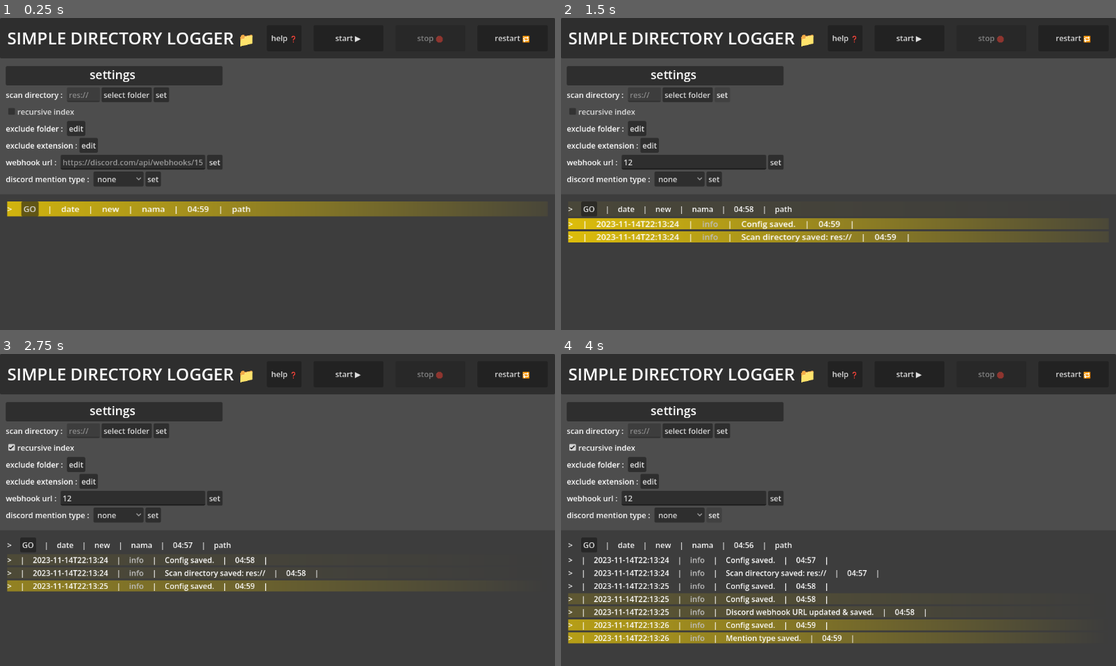
Above: before the commit, frames 1-4 (two rows, left to right).
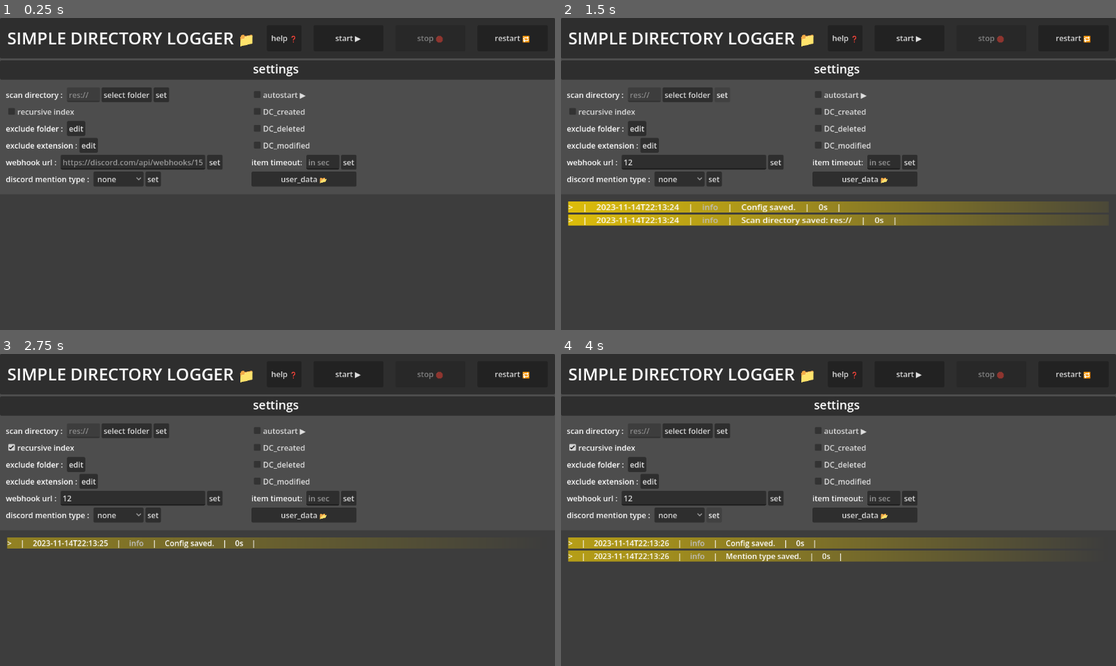
Above: after the commit, the same moments.

Repository: bones-pup/simple-directory-logger
Game: Godot game, scene res://scene/control.tscn
Same seed, same stepped clock (60 frames per second), same inputs: the game is played once before the commit and once after it.
Inputs (mouse positions are in pixels of both pictures, inside the frame that each line leads up to):
- Up to frame 1 (0.25 s): no input
- Up to frame 2 (1.5 s): click (694, 161) at 0.52 s; type "12" at 0.6 s; click "set" at 1.25 s
- Up to frame 3 (2.75 s): click "recursive index" at 2 s
- Up to frame 4 (4 s): click "set" at 2.75 s; click "set" at 3.5 s

The runs differ from the first frame. In frame 1, 11% of the frame differs, in the area x 0-100%, y 13-64%; in frame 2, 16%; in frame 3, 13%; in frame 4, 21%, in the area x 0-100%, y 13-93%.

Commit message:
update v 1.5 alpha

Diff:
--- a/scene/DirectoryWatcher.gd
+++ b/scene/DirectoryWatcher.gd
@@ -21,6 +21,10 @@
 @export var recursive: bool = true
 @export var mention_type: MentionType = MentionType.NONE
 @export var mention_id: String = ""
+
+@export var push_created: bool = true
+@export var push_deleted: bool = true
+@export var push_modified: bool = true
 
 signal files_created(files: PackedStringArray)
 signal files_modified(files: PackedStringArray)
@@ -273,12 +277,14 @@
 			if _initial_scan_done:
 				if not directory.new.is_empty():
 					files_created.emit(directory.new)
-					_send_discord_webhook("created", directory.new)
+					if push_created:
+						_send_discord_webhook("created", directory.new)
 					directory.new.clear()
 
 				if not directory.modified.is_empty():
 					files_modified.emit(directory.modified)
-					_send_discord_webhook("modified", directory.modified)
+					if push_modified:
+						_send_discord_webhook("modified", directory.modified)
 					directory.modified.clear()
 
 				var deleted: PackedStringArray
@@ -287,7 +293,8 @@
 						deleted.append(finished_dir.path_join(path))
 				if not deleted.is_empty():
 					files_deleted.emit(deleted)
-					_send_discord_webhook("deleted", deleted)
+					if push_deleted:
+						_send_discord_webhook("deleted", deleted)
 			else:
 				directory.new.clear()
 				directory.modified.clear()
--- a/scene/control.gd
+++ b/scene/control.gd
@@ -29,6 +29,9 @@
 @onready var start_button: Button = $VBoxContainer/Panel2/MarginContainer/HBoxContainer/start
 @onready var stop_button: Button = $VBoxContainer/Panel2/MarginContainer/HBoxContainer/stop
 
+@onready var item_timeout_line_edit: LineEdit = $VBoxContainer/MarginContainer3/HBoxContainer/VBoxContainer2/item_lifetime_container/item_timeout_LineEdit
+
+
 var exclude_extensions: Array[String] = ["import", "tmp", "uid", "godot", "cfg"]
 var exclude_folder: Array[String] = []
 
@@ -38,14 +41,31 @@
 var _editing_item: HBoxContainer = null
 var _editing_mode := ""
 
-const CONFIG_PATH = "user://user.cfg"
+const CONFIG_PATH = "user://sdl_user.cfg"
+const app_data_path = "user://"
+
+@onready var autostart_check_box: CheckBox = $VBoxContainer/MarginContainer3/HBoxContainer/VBoxContainer2/autostart_CheckBox
+@onready var dc_push_created_check_box: CheckBox = $VBoxContainer/MarginContainer3/HBoxContainer/VBoxContainer2/dc_push_created_CheckBox
+@onready var dc_push_deleted_check_box: CheckBox = $VBoxContainer/MarginContainer3/HBoxContainer/VBoxContainer2/dc_push_deleted_CheckBox
+@onready var dc_push_modified_check_box: CheckBox = $VBoxContainer/MarginContainer3/HBoxContainer/VBoxContainer2/dc_push_modified_CheckBox
+
+
+var is_autostart:bool
+var is_discord_created_push:bool
+var is_discord_deleted_push:bool
+var is_discord_modified_push:bool
+
+var item_life:int
 
 
 func _ready() -> void:
 	load_config()
 
-	watcher.set_process(false)
-	_is_running = false
+	if is_autostart:
+		_start_watcher()
+	else :
+		watcher.set_process(false)
+		_is_running = false
 	_update_button_states()
 	_update_mention_id_visibility()
 	dc_mention_option_button.item_selected.connect(_on_mention_option_changed)
@@ -66,9 +86,15 @@
 
 	config.set_value("settings", "scan_dir", scan_path_line_edit.text.strip_edges())
 	config.set_value("settings", "recursive", watcher.recursive)
+	config.set_value("settings", "is_autostart", is_autostart)
+	config.set_value("settings", "is_discord_created_push", is_discord_created_push)
+	config.set_value("settings", "is_discord_deleted_push", is_discord_deleted_push)
+	config.set_value("settings", "is_discord_modified_push", is_discord_modified_push)
+	config.set_value("settings", "item_life", item_life)
 
 	config.set_value("excludes", "folders", exclude_folder)
 	config.set_value("excludes", "extensions", exclude_extensions)
+
 
 	var err := config.save(CONFIG_PATH)
 	if err == OK:
@@ -99,6 +125,25 @@
 	var is_recursive = config.get_value("settings", "recursive", true)
 	recursive.button_pressed = is_recursive
 	watcher.recursive = is_recursive  # ← tambahkan ini
+
+	is_autostart = config.get_value("settings", "is_autostart", false)
+	autostart_check_box.button_pressed = is_autostart
+
+	is_discord_created_push = config.get_value("settings", "is_discord_created_push", true)
+	dc_push_created_check_box.button_pressed = is_discord_created_push
+
+	is_discord_deleted_push = config.get_value("settings", "is_discord_deleted_push", true)
+	dc_push_deleted_check_box.button_pressed = is_discord_deleted_push
+
+	is_discord_modified_push = config.get_value("settings", "is_discord_modified_push", true)
+	dc_push_modified_check_box.button_pressed = is_discord_modified_push
+
+	watcher.push_created  = is_discord_created_push
+	watcher.push_deleted  = is_discord_deleted_push
+	watcher.push_modified = is_discord_modified_push
+
+	item_life = config.get_value("settings", "item_life", 300.0)
+	item_timeout_line_edit.text = str(item_life)
 
 	# Excludes — fallback ke default hardcode kalau belum pernah disimpan
 	exclude_folder.assign(config.get_value("excludes", "folders", exclude_folder))
@@ -185,6 +230,7 @@
 	i.go_btn.hide()
 	i.jenis.add_theme_color_override("font_color", Color.GRAY)
 	i.finish_init_data = true
+	i.lifetime_timeout.start(item_life)
 	await get_tree().process_frame
 	var scrollbar = main_container_scroll_container.get_v_scroll_bar()
 	main_container_scroll_container.scroll_vertical = scrollbar.max_value
@@ -205,6 +251,7 @@
 		i.path_label.text = file
 		i.jenis.add_theme_color_override("font_color", Color.GREEN)
 		i.finish_init_data = true
+		i.lifetime_timeout.start(item_life)
 	await get_tree().process_frame
 	var scrollbar = main_container_scroll_container.get_v_scroll_bar()
 	main_container_scroll_container.scroll_vertical = scrollbar.max_value
@@ -222,6 +269,7 @@
 		i.path_label.text = file
 		i.jenis.add_theme_color_override("font_color", Color.RED)
 		i.finish_init_data = true
+		i.lifetime_timeout.start(item_life)
 	await get_tree().process_frame
 	var scrollbar = main_container_scroll_container.get_v_scroll_bar()
 	main_container_scroll_container.scroll_vertical = scrollbar.max_value
@@ -238,6 +286,7 @@
 		i.path_label.text = file
 		i.jenis.add_theme_color_override("font_color", Color.ORANGE)
 		i.finish_init_data = true
+		i.lifetime_timeout.start(item_life)
 	await get_tree().process_frame
 	var scrollbar = main_container_scroll_container.get_v_scroll_bar()
 	main_container_scroll_container.scroll_vertical = scrollbar.max_value
@@ -465,3 +514,38 @@
 func _on_directory_watcher_scan_log(log_scan: String) -> void:
 	scaning_log.text = log_scan
 	pass # Replace with function body.
+
+
+func _on_autostart_check_box_pressed() -> void:
+	is_autostart = autostart_check_box.button_pressed
+	save_config()
+	pass # Replace with function body.
+
+
+func _on_dc_push_created_check_box_pressed() -> void:
+	is_discord_created_push = dc_push_created_check_box.button_pressed
+	save_config()
+	pass # Replace with function body.
+
+
+func _on_dc_push_deleted_check_box_pressed() -> void:
+	is_discord_deleted_push = dc_push_deleted_check_box.button_pressed
+	save_config()
+	pass # Replace with function body.
+
+
+func _on_dc_push_modified_check_box_pressed() -> void:
+	is_discord_modified_push = dc_push_modified_check_box.button_pressed
+	save_config()
+	pass # Replace with function body.
+
+
+func _on_item_timeout_button_pressed() -> void:
+	item_life = int(item_timeout_line_edit.text)
+	save_config()
+	pass # Replace with function body.
+
+
+func _on_user_data_folder_button_pressed() -> void:
+	OS.shell_show_in_file_manager(ProjectSettings.globalize_path(app_data_path))
+	pass # Replace with function body.
--- a/scene/control.tscn
+++ b/scene/control.tscn
@@ -3,7 +3,6 @@
 [ext_resource type="Script" uid="uid://80pb3xk1m1c8" path="res://scene/control.gd" id="1_0fbet"]
 [ext_resource type="PackedScene" uid="uid://dh6r6l8blkjwp" path="res://scene/DirectoryWatcher.tscn" id="2_62e2m"]
 [ext_resource type="PackedScene" uid="uid://ch3jkxera3e1f" path="res://scene/item_setting.tscn" id="3_8g54p"]
-[ext_resource type="PackedScene" uid="uid://7lwino4j4r6u" path="res://scene/item.tscn" id="3_qtu10"]
 
 [sub_resource type="LabelSettings" id="LabelSettings_62e2m"]
 font_size = 35
@@ -82,6 +81,21 @@
 size_flags_horizontal = 3
 text = "restart 🔁"
 
+[node name="Panel3" type="Panel" parent="VBoxContainer" unique_id=68260566]
+custom_minimum_size = Vector2(0, 40)
+layout_mode = 2
+
+[node name="Label3" type="Label" parent="VBoxContainer/Panel3" unique_id=1667829365]
+layout_mode = 1
+anchors_preset = 15
+anchor_right = 1.0
+anchor_bottom = 1.0
+grow_horizontal = 2
+grow_vertical = 2
+text = "settings "
+label_settings = SubResource("LabelSettings_qtu10")
+horizontal_alignment = 1
+
 [node name="MarginContainer3" type="MarginContainer" parent="VBoxContainer" unique_id=657775523]
 layout_mode = 2
 theme_override_constants/margin_left = 12
@@ -95,22 +109,6 @@
 
 [node name="VBoxContainer" type="VBoxContainer" parent="VBoxContainer/MarginContainer3/HBoxContainer" unique_id=74916397]
 layout_mode = 2
-
-[node name="Panel" type="Panel" parent="VBoxContainer/MarginContainer3/HBoxContainer/VBoxContainer" unique_id=68260566]
-custom_minimum_size = Vector2(0, 40)
-layout_mode = 2
-size_flags_vertical = 3
-
-[node name="Label3" type="Label" parent="VBoxContainer/MarginContainer3/HBoxContainer/VBoxContainer/Panel" unique_id=1667829365]
-layout_mode = 1
-anchors_preset = 15
-anchor_right = 1.0
-anchor_bottom = 1.0
-grow_horizontal = 2
-grow_vertical = 2
-text = "settings "
-label_settings = SubResource("LabelSettings_qtu10")
-horizontal_alignment = 1
 
 [node name="sc_dir" type="HBoxContainer" parent="VBoxContainer/MarginContainer3/HBoxContainer/VBoxContainer" unique_id=17560482]
 layout_mode = 2
@@ -286,6 +284,45 @@
 [node name="item_setting6" parent="VBoxContainer/MarginContainer3/HBoxContainer/setup_list/ScrollContainer/setup_list_VBoxContainer" unique_id=1984671157 instance=ExtResource("3_8g54p")]
 layout_mode = 2
 
+[node name="VBoxContainer2" type="VBoxContainer" parent="VBoxContainer/MarginContainer3/HBoxContainer" unique_id=579251858]
+layout_mode = 2
+
+[node name="autostart_CheckBox" type="CheckBox" parent="VBoxContainer/MarginContainer3/HBoxContainer/VBoxContainer2" unique_id=1078432632]
+layout_mode = 2
+text = "autostart ▶️"
+
+[node name="dc_push_created_CheckBox" type="CheckBox" parent="VBoxContainer/MarginContainer3/HBoxContainer/VBoxContainer2" unique_id=890051021]
+layout_mode = 2
+text = "DC_created"
+
+[node name="dc_push_deleted_CheckBox" type="CheckBox" parent="VBoxContainer/MarginContainer3/HBoxContainer/VBoxContainer2" unique_id=1467209276]
+layout_mode = 2
+text = "DC_deleted"
+
+[node name="dc_push_modified_CheckBox" type="CheckBox" parent="VBoxContainer/MarginContainer3/HBoxContainer/VBoxContainer2" unique_id=572888168]
+layout_mode = 2
+text = "DC_modified"
+
+[node name="item_lifetime_container" type="HBoxContainer" parent="VBoxContainer/MarginContainer3/HBoxContainer/VBoxContainer2" unique_id=362518772]
+layout_mode = 2
+
+[node name="item_timeout_label" type="Label" parent="VBoxContainer/MarginContainer3/HBoxContainer/VBoxContainer2/item_lifetime_container" unique_id=1039098790]
+layout_mode = 2
+text = "item timeout: "
+
+[node name="item_timeout_LineEdit" type="LineEdit" parent="VBoxContainer/MarginContainer3/HBoxContainer/VBoxContainer2/item_lifetime_container" unique_id=811770009]
+layout_mode = 2
+placeholder_text = "in sec"
+expand_to_text_length = true
+
+[node name="item_timeout_Button" type="Button" parent="VBoxContainer/MarginContainer3/HBoxContainer/VBoxContainer2/item_lifetime_container" unique_id=649894908]
+layout_mode = 2
+text = "set"
+
+[node name="user_data_folder_Button" type="Button" parent="VBoxContainer/MarginContainer3/HBoxContainer/VBoxContainer2" unique_id=1754386350]
+layout_mode = 2
+text = "user_data 📂"
+
 [node name="scanlog_HBoxContainer" type="HBoxContainer" parent="VBoxContainer" unique_id=1938525463]
 visible = false
 layout_mode = 2
@@ -326,9 +363,6 @@
 layout_mode = 2
 size_flags_horizontal = 3
 alignment = 2
-
-[node name="item" parent="VBoxContainer/Panel/MarginContainer2/ScrollContainer/main_container" unique_id=1234899421 instance=ExtResource("3_qtu10")]
-layout_mode = 2
 
 [node name="FileDialog" type="FileDialog" parent="." unique_id=942022209]
 
@@ -352,4 +386,10 @@
 [connection signal="pressed" from="VBoxContainer/MarginContainer3/HBoxContainer/setup_list/setup_list_selectfolder_Button" to="." method="_on_setup_list_selectfolder_button_pressed"]
 [connection signal="pressed" from="VBoxContainer/MarginContainer3/HBoxContainer/setup_list/HBoxContainer/setup_list_add" to="." method="_on_setup_list_add_pressed"]
 [connection signal="pressed" from="VBoxContainer/MarginContainer3/HBoxContainer/setup_list/HBoxContainer/setup_list_save" to="." method="_on_setup_list_save_pressed"]
+[connection signal="pressed" from="VBoxContainer/MarginContainer3/HBoxContainer/VBoxContainer2/autostart_CheckBox" to="." method="_on_autostart_check_box_pressed"]
+[connection signal="pressed" from="VBoxContainer/MarginContainer3/HBoxContainer/VBoxContainer2/dc_push_created_CheckBox" to="." method="_on_dc_push_created_check_box_pressed"]
+[connection signal="pressed" from="VBoxContainer/MarginContainer3/HBoxContainer/VBoxContainer2/dc_push_deleted_CheckBox" to="." method="_on_dc_push_deleted_check_box_pressed"]
+[connection signal="pressed" from="VBoxContainer/MarginContainer3/HBoxContainer/VBoxContainer2/dc_push_modified_CheckBox" to="." method="_on_dc_push_modified_check_box_pressed"]
+[connection signal="pressed" from="VBoxContainer/MarginContainer3/HBoxContainer/VBoxContainer2/item_lifetime_container/item_timeout_Button" to="." method="_on_item_timeout_button_pressed"]
+[connection signal="pressed" from="VBoxContainer/MarginContainer3/HBoxContainer/VBoxContainer2/user_data_folder_Button" to="." method="_on_user_data_folder_button_pressed"]
 [connection signal="dir_selected" from="FileDialog" to="." method="_on_file_dialog_dir_selected"]
--- a/scene/item.gd
+++ b/scene/item.gd
@@ -11,7 +11,7 @@
 var flash_color: Color = Color(1.0, 0.85, 0.0, 0.5)
 var alpha_fade:float = 1.0
 
-const LOG_PATH = "user://watcher.log"
+const LOG_PATH = "user://sdl_item.log"
 const MAX_LOG_SIZE = 5 * 1024 * 1024  # 5MB per file
 const MAX_LOG_BACKUPS = 5  # watcher.log.1 sampai watcher.log.5
 
--- a/scene/item.tscn
+++ b/scene/item.tscn
@@ -57,8 +57,6 @@
 text = "path"
 
 [node name="Lifetime_timeout" type="Timer" parent="." unique_id=494551981]
-wait_time = 300.0
-autostart = true
 
 [connection signal="pressed" from="go" to="." method="_on_go_pressed"]
 [connection signal="timeout" from="Lifetime_timeout" to="." method="_on_lifetime_timeout_timeout"]
